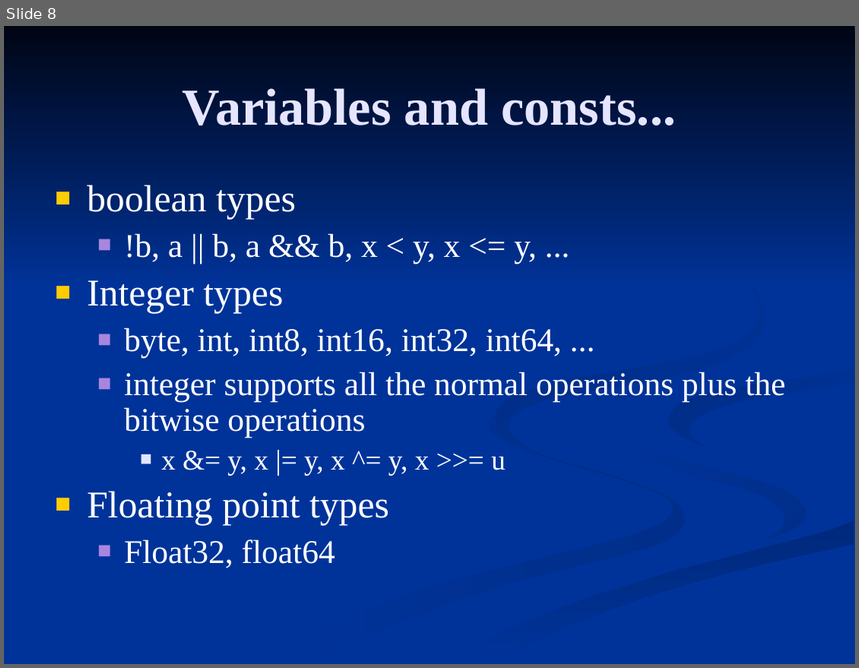
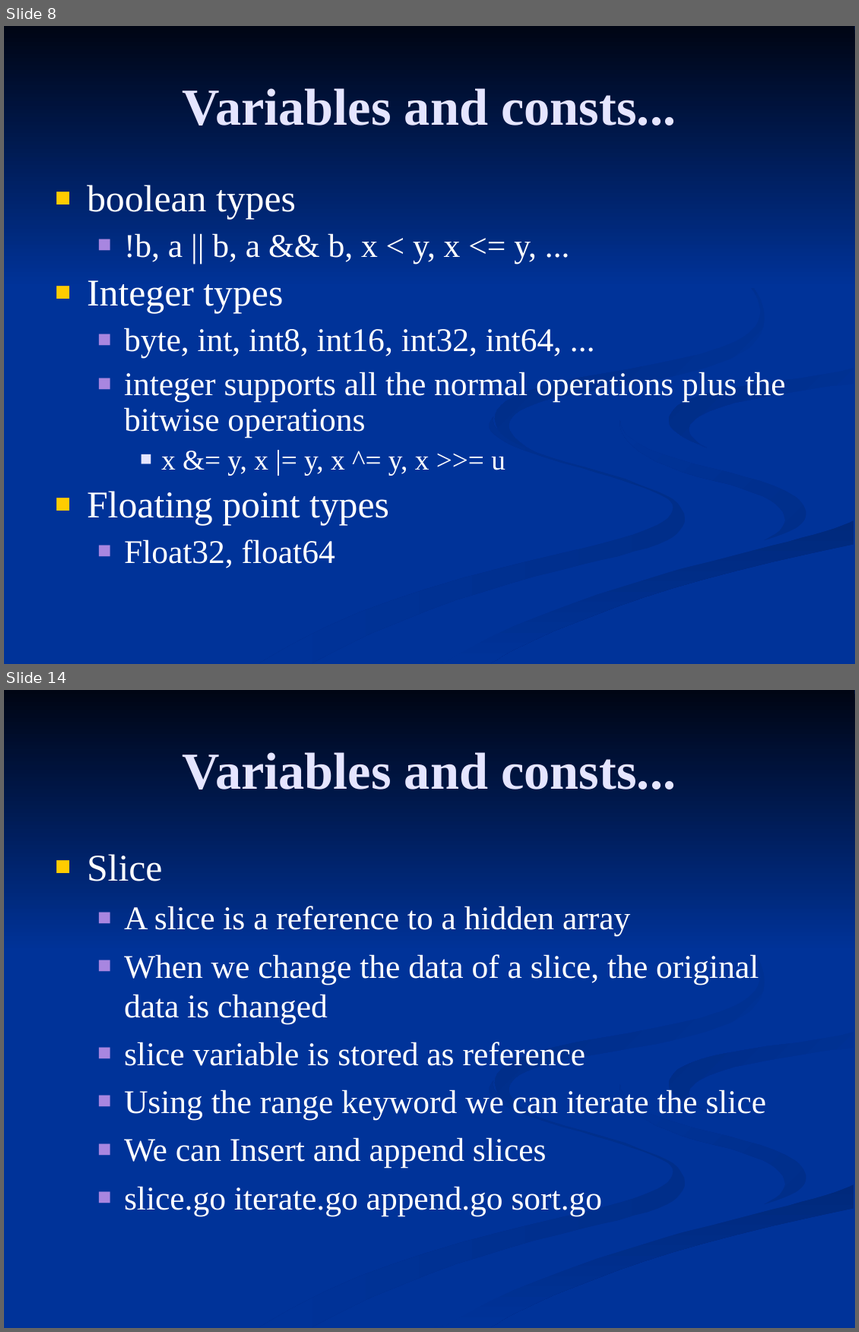
Before and after one commit to FrancoMelandri/GoLang, a slide deck: golang.ppt. Shown one above the other, each under a label of ours: slide 8 before the commit, slides 8 and 14 after it; the slides between them are not shown. The pictures are 859x668 and 859x1332 pixels, drawn with LibreOffice and Linux fonts; fonts in the diff are those of the drawing. Boxes give left, top, right and bottom in pixels: in the first picture for what was removed or moved away, otherwise in the second. Text is boxed around its words. In the diff, an @@ line names an element or a change of style, - is before the commit and + after.

```diff
--- a/golang.ppt
+++ b/golang.ppt
@@ slide 14 added at [4,690,855,1328], background #003399; not listed: 7 template elements that a slide beside it also shows @@
@@ title added at [183,752,676,790], 44 pt, text #E5E5FF, bold @@
+Variables and consts...
@@ text added at [87,854,767,1216], 28 pt, text #FFFFFF @@
+■ Slice
+  ■ A slice is a reference to a hidden array
+  ■ When we change the data of a slice, the original data is changed
+  ■ slice variable is stored as reference
+  ■ Using the range keyword we can iterate the slice
+  ■ We can Insert and append slices
+  ■ slice.go iterate.go append.go sort.go
```
Also in this commit, not shown: 1 slide changed, 12 other slides added, 9 other files.
